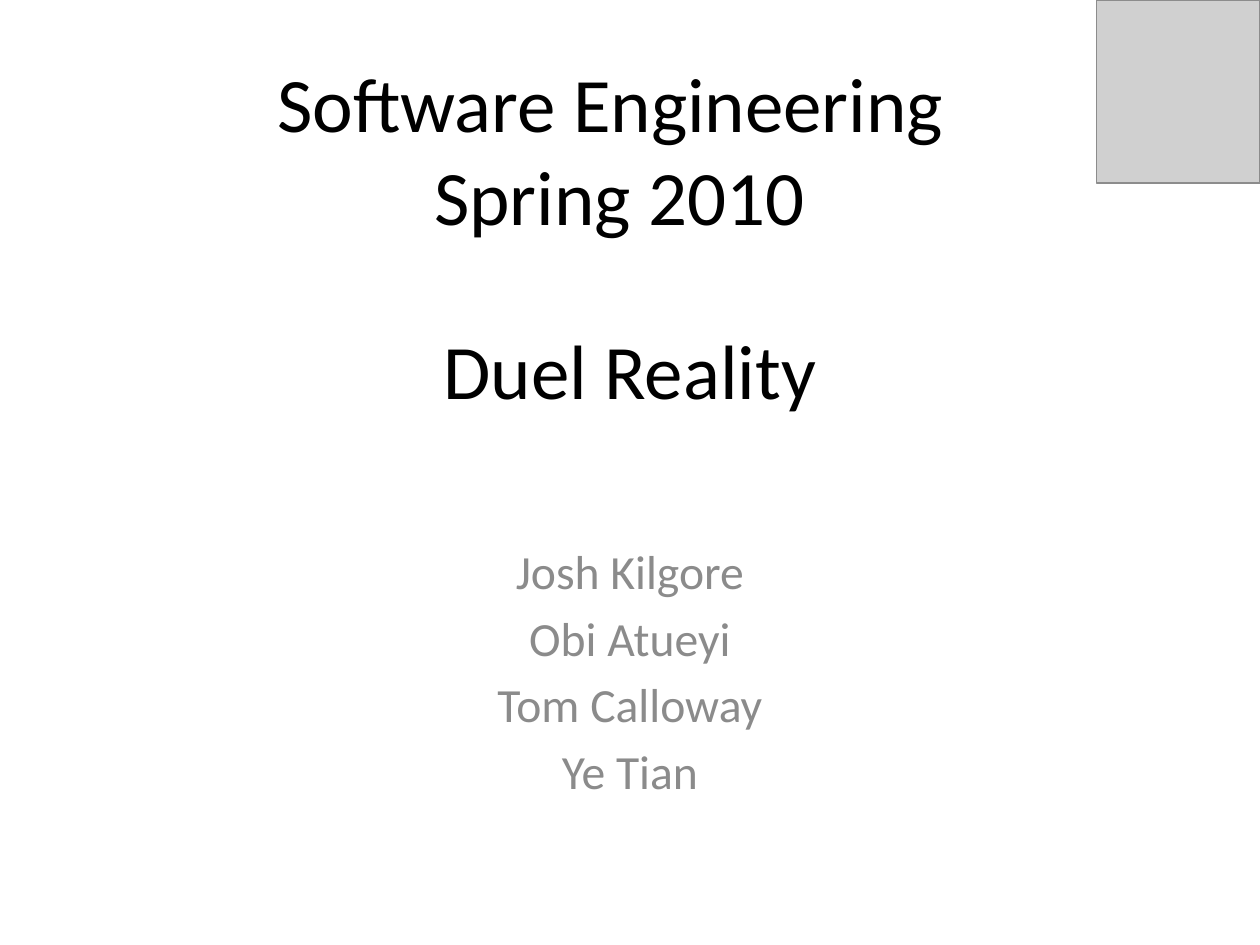
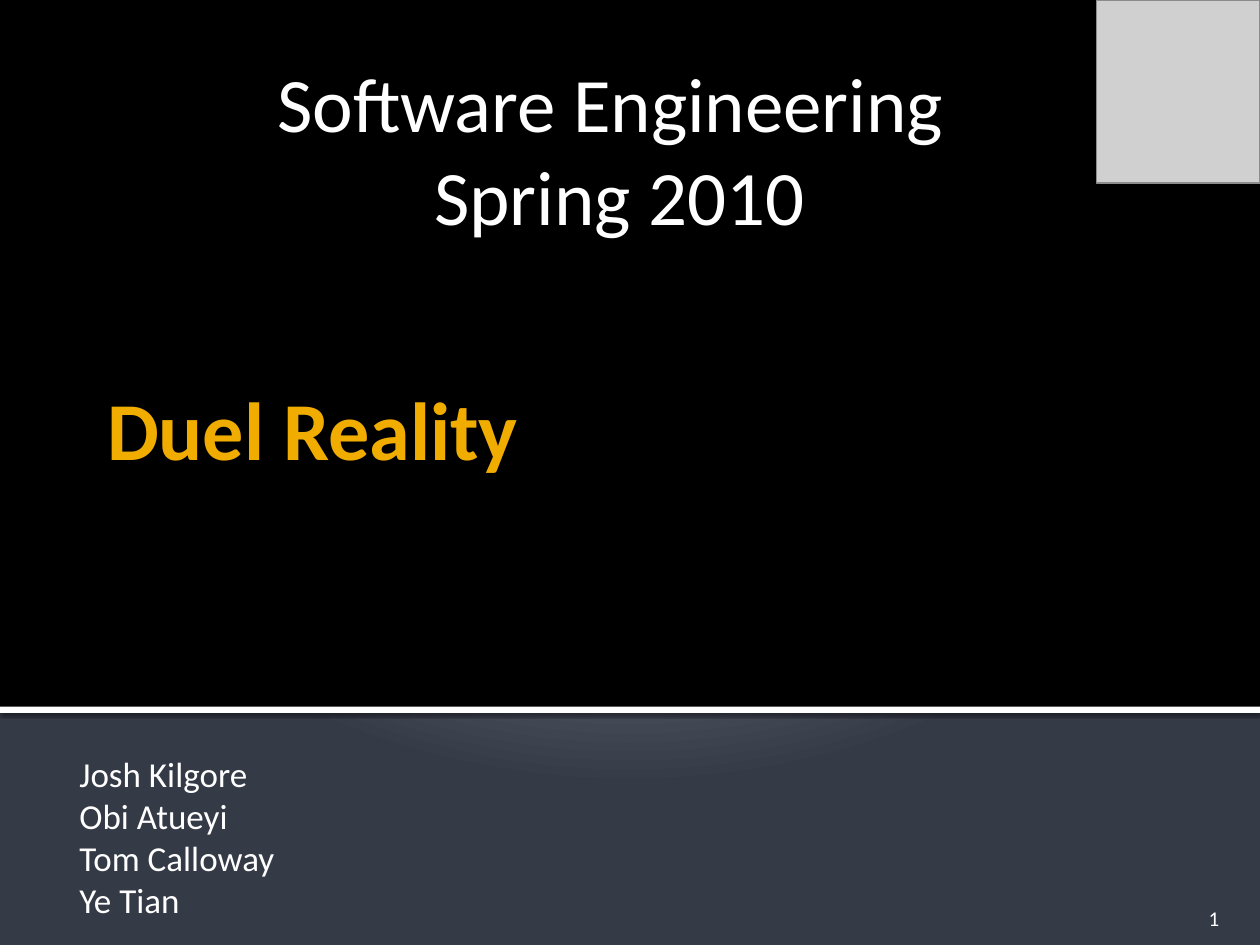
Before and after one commit to idxExtropy/duel-reality, a slide deck: slide 1 of Docs/DUEL REALITY .pptx. Drawn at 1260x945 pixels with LibreOffice and Linux fonts; fonts in the diff are those of the drawing; grey boxes stand for pictures. Boxes give left, top, right and bottom in pixels: in the first picture for what was removed or moved away, otherwise in the second. Text is boxed around its words. In the diff, an @@ line names an element or a change of style, - is before the commit and + after.

Commit message:
Cool Theme!!!! plus did overview / Game Mech

```diff
--- a/Docs/DUEL REALITY .pptx
+++ b/Docs/DUEL REALITY .pptx
@@ background #FFFFFF to gradient #C1C5D3 to #BFC4D2 to #353B47 @@
@@ rectangle added at [0,0,1260,708], fill #000000 @@
@@ text "Software Engineering" at [277,79,943,239]: text colour #000000 to #FFFFFF @@
@@ title "Duel Reality": place and size @@
-title "Duel Reality" at [443,345,815,412]
+title "Duel Reality" at [107,402,518,473]
@@ title "Duel Reality" at [107,402,518,473]: size 44 to 47 pt, text colour #000000 to #F0AD00, bold on; alignment centre to left; vertical alignment middle to top @@
@@ rectangle added at [0,707,1260,713], fill #FFFFFF @@
@@ subtitle "Josh Kilgore": place and size @@
-subtitle "Josh Kilgore" at [497,556,762,789]
+subtitle "Josh Kilgore" at [79,762,275,914]
@@ subtitle "Josh Kilgore" at [79,762,275,914]: size 27.2 to 20 pt, text colour #8C8C8C to #FFFFFF; alignment centre to left; less space between paragraphs; vertical alignment top to bottom @@
@@ page number added at [1209,912,1220,926], 12 pt, text #FFFFFF @@
+1
```
Also in this commit, not shown: 22 other slides changed, 15 slides added, 4 slides removed.
